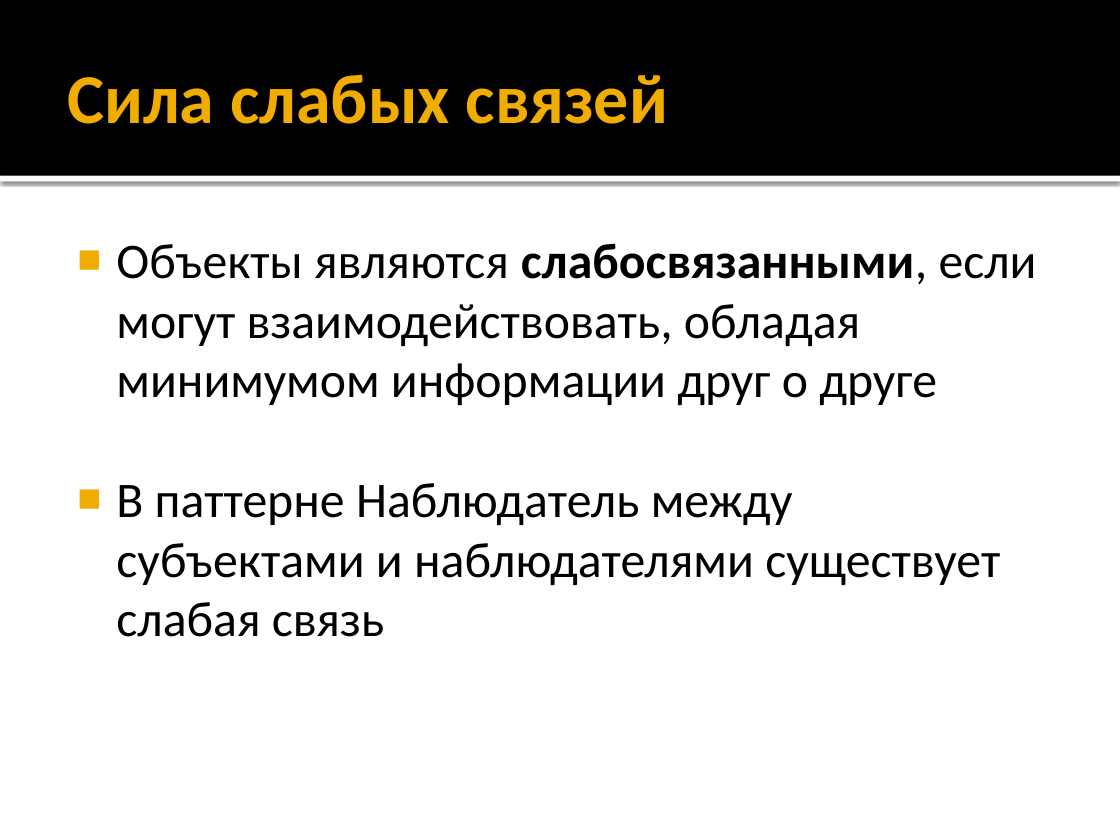
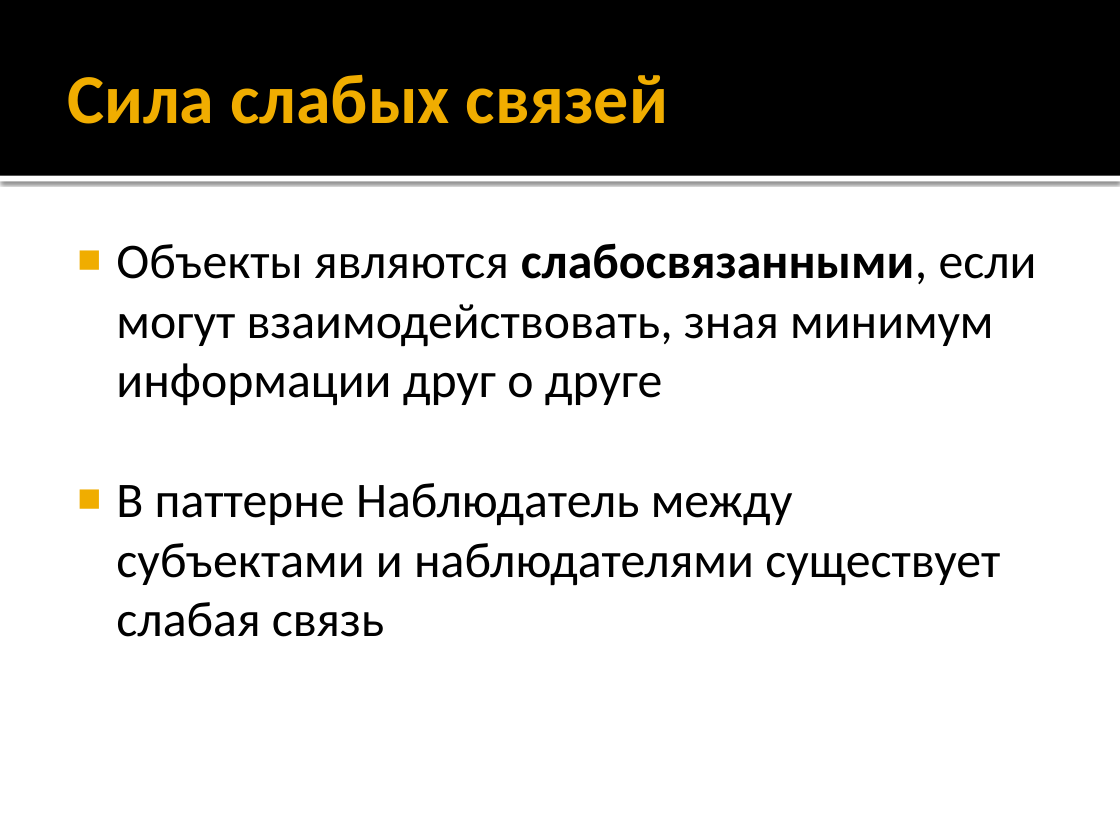
Before and after one commit to alexey-malov/ood, a slide deck: slide 24 of lectures/02.observer/observer.pptx (slide 23 before the commit). Drawn at 1120x840 pixels with LibreOffice and Linux fonts; fonts in the diff are those of the drawing. Boxes give left, top, right and bottom in pixels: in the first picture for what was removed or moved away, otherwise in the second. Text is boxed around its words. In the diff, an @@ line names an element or a change of style, - is before the commit and + after.

```diff
--- a/lectures/02.observer/observer.pptx
+++ b/lectures/02.observer/observer.pptx
@@ text at box(116, 243, 1037, 406): text changed @@
-■ Объекты являются слабосвязанными, если могут взаимодействовать, обладая минимумом информации друг о друге
+■ Объекты являются слабосвязанными, если могут взаимодействовать, зная минимум информации друг о друге
```
Also in this commit, not shown: 2 other slides changed, 2 slides added.
